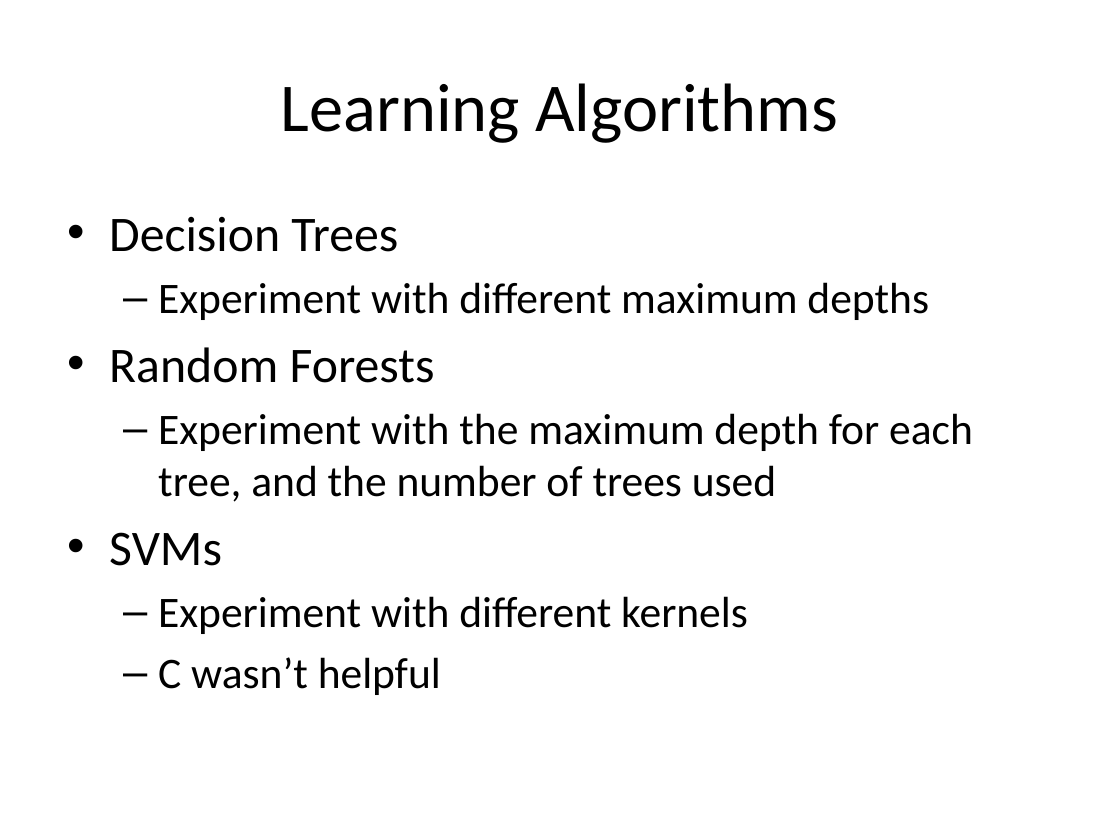
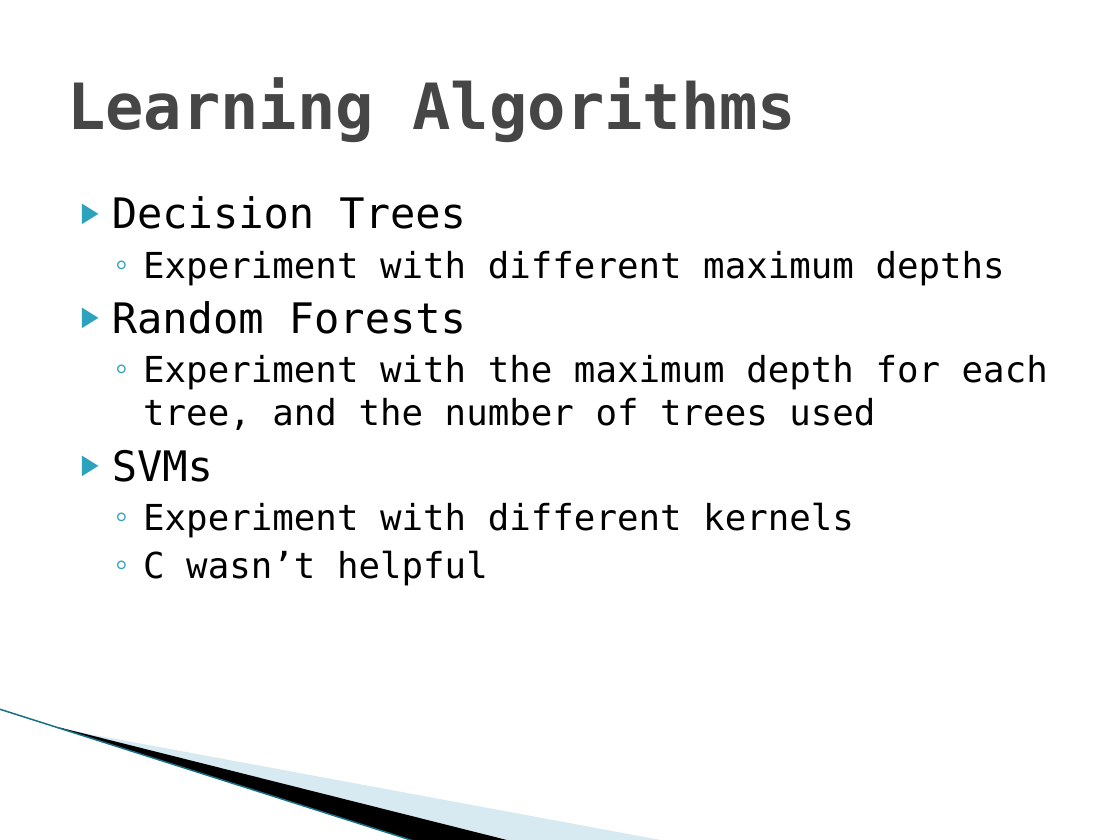
Before and after one commit to cheelan/Handwriting, a slide deck: slide 4 of Handwritten Digit Recognition.pptx. Drawn at 1120x840 pixels with LibreOffice and Linux fonts; fonts in the diff are those of the drawing; background and template pictures are left out. Boxes give left, top, right and bottom in pixels: in the first picture for what was removed or moved away, otherwise in the second. Text is boxed around its words. In the diff, an @@ line names an element or a change of style, - is before the commit and + after.

```diff
--- a/Handwritten Digit Recognition.pptx
+++ b/Handwritten Digit Recognition.pptx
@@ title "Learning Algorithms" at bbox=[67, 77, 796, 142]: size 44 to 41 pt, font Calibri to DejaVu Sans Mono, text colour #000000 to #464646, bold on; alignment centre to left @@
@@ text "Decision Trees": place and size @@
-text "Decision Trees" at bbox=[109, 216, 973, 695]
+text "Decision Trees" at bbox=[112, 196, 1048, 586]
@@ text "Decision Trees" at bbox=[112, 196, 1048, 586]: size 32 to 27 pt in "Decision Trees", "Random Forests", "SVMs"; font Calibri to DejaVu Sans Mono; size 28 to 23 pt in "Experiment with different maximum depths", "Experiment with the maximum depth for each ...", "Experiment with different kernels", "C wasn’t helpful"; bullet • to ▶; less space between paragraphs; bullet – to ◦ @@
@@ line added from (0, 709) to (416, 840), #97C5D8 0.95 pt @@
@@ freeform shape added at bbox=[59, 727, 512, 840], fill #000000 @@
@@ freeform shape added at bbox=[62, 728, 666, 840], fill #A0CBDC at 40% opacity @@
```
Also in this commit, not shown: 4 other slides changed, 4 slides added, 1 slide removed, 4 other files.
